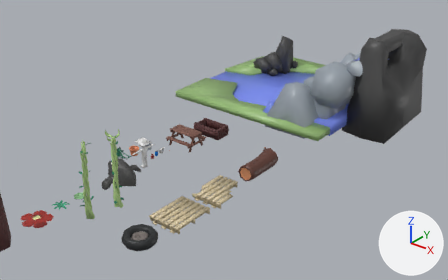
The FBX model Assets/Art Assets/Environment Assets/Capstone Master File.fbx: old version first, new version second.
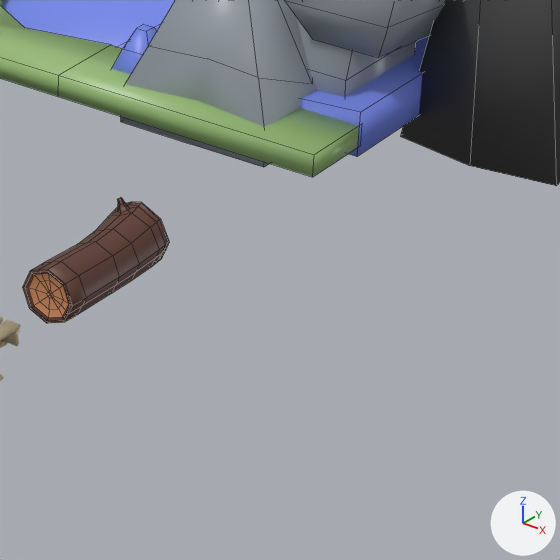
There are two pictures of each version: one from a camera (50 mm lens) standing at (34.42, -32.23, 25.11) and looking at (6.59, 2.56, 3.55), one close up on the part from 52% to 86% of the width and 33% to 88% of the height. Every picture has the same lights, and +X, +Y and +Z are marked at lower right. The close-ups show mesh edges as thin lines. Where no turn or scale is listed for an object, it has been applied to the vertices.

In view in the first close-up: '2 rock.002', 'Log', 'big rock', 'ground', 'water pond'.
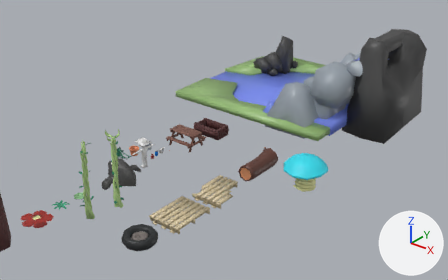
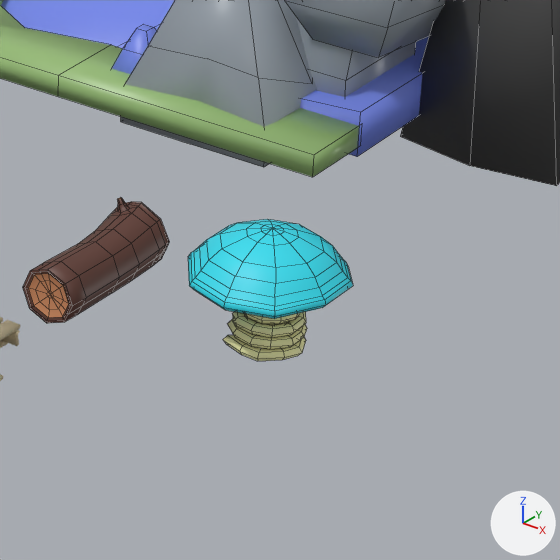
What the commit changed:
Mesh me_circle_006 is new.
It has 582 vertices, 574 faces and spans x -1.67..1.8, y -1.87..1.8, z -0.08..2.72.
It uses material mat_colorpalette (picture img_171_color_palette_png).
Object 'Bounce Mushroom' (ob_bounce_mushroom) is new; it shows me_circle_006.
Its location is (12.27, 5.8, 0.0).

Where the change shows, as pixel boxes [x1, y1, x2, y2] in the close-ups (560 x 560 px):
'Bounce Mushroom', added (cyan): after [188, 219, 353, 361]
